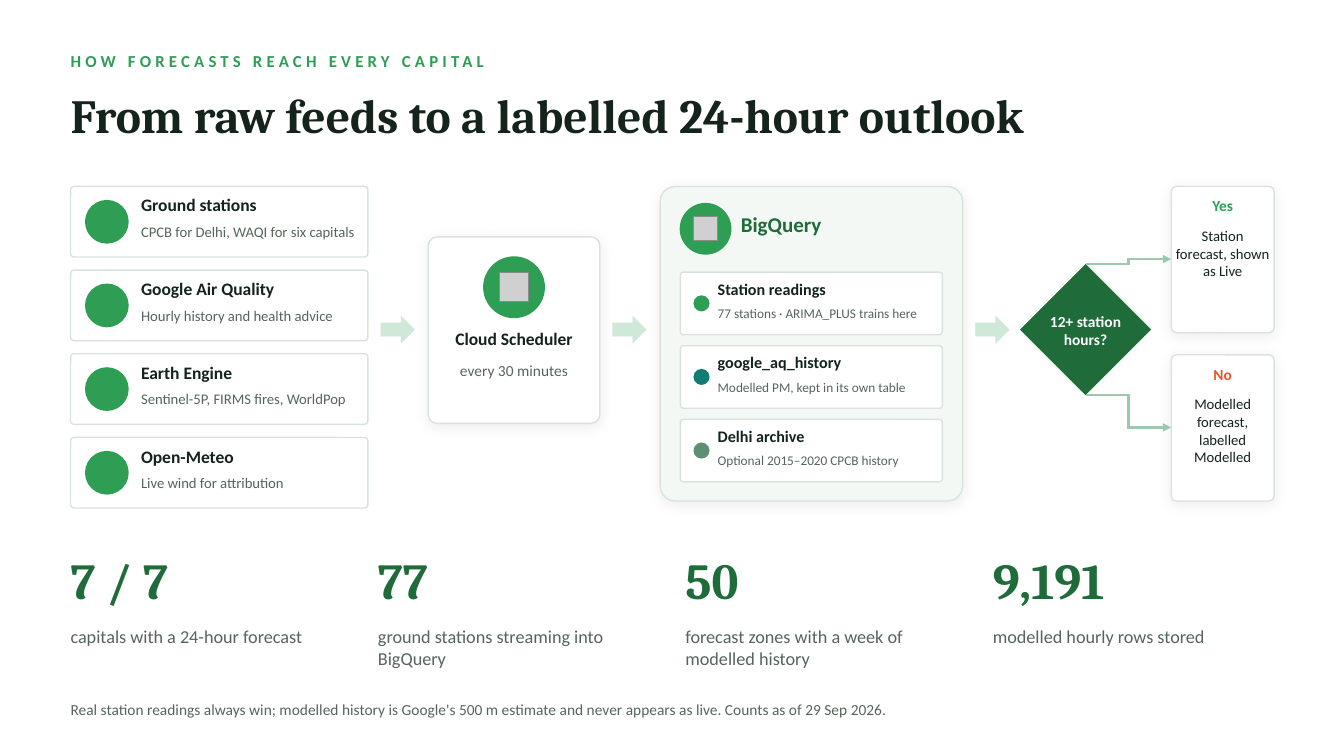
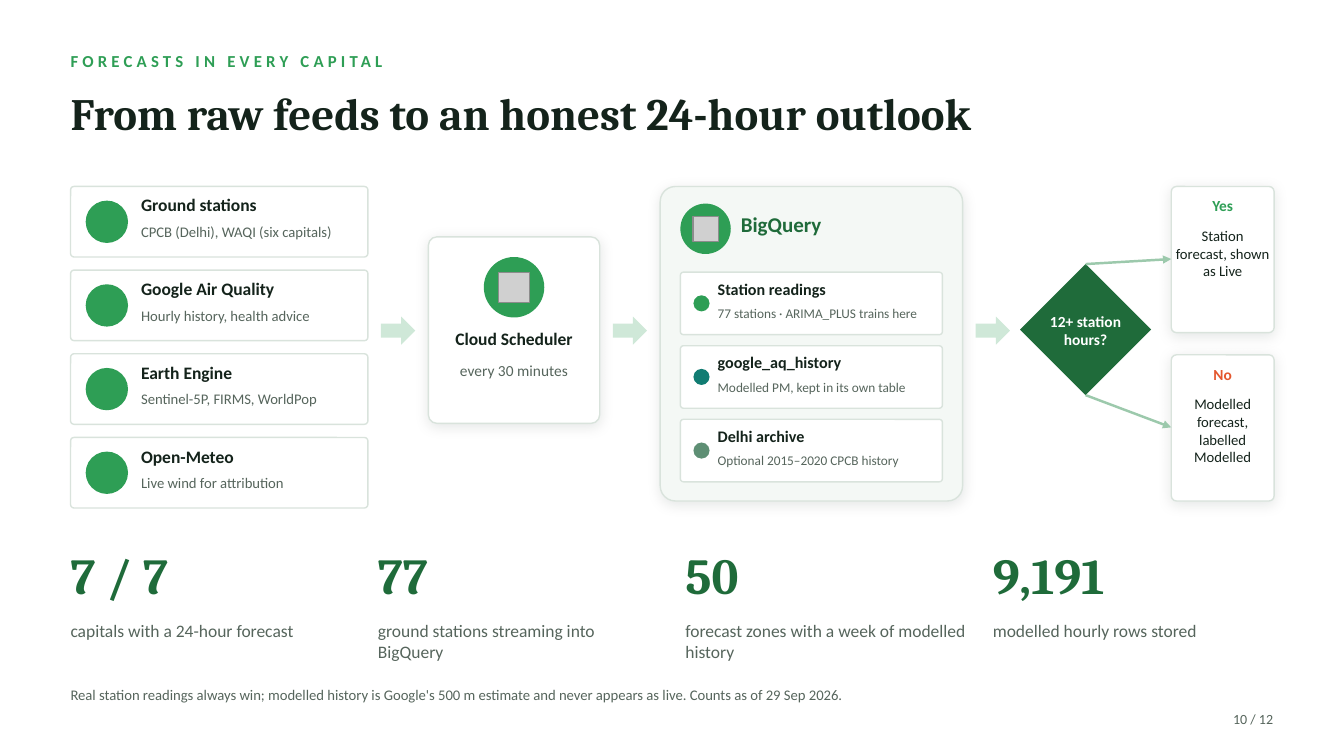
Before and after one commit to PROSTLE/CleanAir, a slide deck: slide 10 of presentation/VayuSetu-BRICS.pptx (slide 13 before the commit). Drawn at 1344x756 pixels with LibreOffice and Linux fonts; fonts in the diff are those of the drawing; grey boxes stand for pictures; background and template pictures are left out. Boxes give left, top, right and bottom in pixels: in the first picture for what was removed or moved away, otherwise in the second. Text is boxed around its words. In the diff, an @@ line names an element or a change of style, - is before the commit and + after.

```diff
--- a/presentation/VayuSetu-BRICS.pptx
+++ b/presentation/VayuSetu-BRICS.pptx
@@ text at (71, 50, 978, 81): text changed @@
-HOW FORECASTS REACH EVERY CAPITAL
+FORECASTS IN EVERY CAPITAL
@@ text at (71, 98, 971, 131): text changed; size 34 to 32 pt @@
-From raw feeds to a labelled 24-hour outlook
+From raw feeds to an honest 24-hour outlook
@@ text at (141, 226, 331, 240): text changed @@
-CPCB for Delhi, WAQI for six capitals
+CPCB (Delhi), WAQI (six capitals)
@@ elbow arrow (1086, 264) - (1172, 259): elbow arrow to arrow; route changed @@
@@ text at (141, 311, 310, 324): text changed @@
-Hourly history and health advice
+Hourly history, health advice
@@ text at (141, 394, 317, 407): text changed @@
-Sentinel-5P, FIRMS fires, WorldPop
+Sentinel-5P, FIRMS, WorldPop
@@ elbow arrow (1086, 395) - (1172, 427): elbow arrow to arrow; route changed @@
@@ 4 texts: place and size @@
-4 texts at (71, 565, 1105, 606)
+4 texts at (71, 560, 1105, 601)
@@ size 13 to 12.5 pt in 4 elements at (71, 625, 294, 640), (378, 625, 595, 661), (685, 625, 965, 661), (993, 625, 1196, 640) @@
@@ text "Real station readings always win; ...": place and size @@
-text "Real station readings always win; ..." at (71, 704, 886, 718)
+text "Real station readings always win; ..." at (71, 690, 842, 703)
@@ text "Real station readings always win; ..." at (71, 690, 842, 703): size 11 to 10.5 pt @@
@@ text added at (1233, 715, 1273, 724), 10 pt, text #56655C @@
+10 / 12
```
Also in this commit, not shown: 8 other slides changed, 3 slides added, 7 slides removed, 2 other files.
